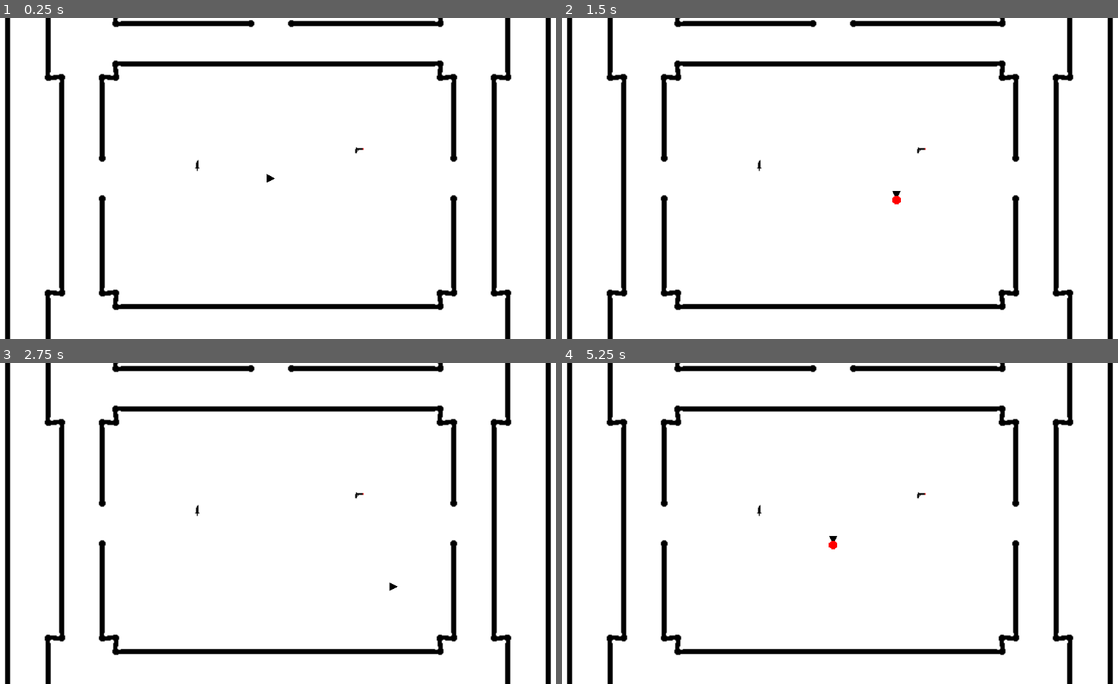
Above: before the commit, frames 1-4 (two rows, left to right).
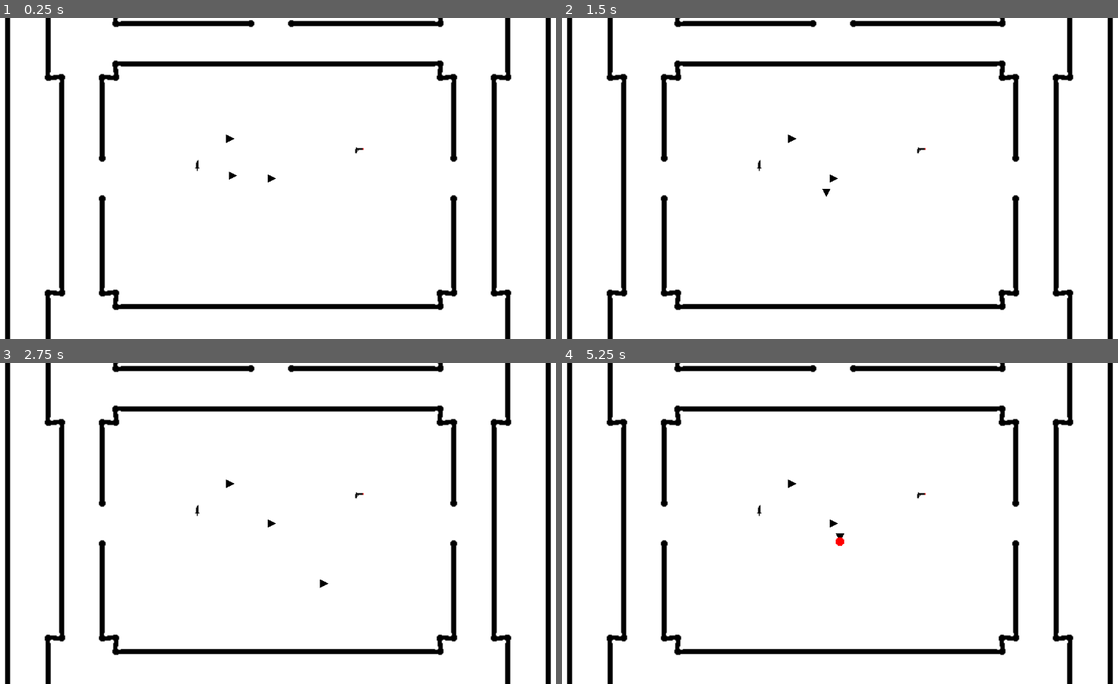
Above: after the commit, the same moments.

Repository: haihala/SGH-winter-jam-2025
Game: Godot game, scene res://level/world.tscn
The game is run twice, just before and just after one commit, with the same random seed, the same clock (stepped at 60 frames per second) and the same inputs.
Inputs:
- Up to frame 1 (0.25 s): no input
- Up to frame 2 (1.5 s): tap Enter at 0.5 s; hold D (right, bound only before the commit) 0.53-1.28 s; tap Space (attack, bound only before the commit) at 0.6, 1.35 s; hold S (down, bound only before the commit) from 1.28 s (still down)
- Up to frame 3 (2.75 s): release S (down, bound only before the commit) at 2.03 s; hold D (right, bound only before the commit) from 2.03 s (still down); tap Space (attack, bound only before the commit) at 2.1 s
- Up to frame 4 (5.25 s): release D (right, bound only before the commit) at 2.78 s; hold W (up, bound only before the commit) 2.78-3.53 s; tap Space (attack, bound only before the commit) every 0.75 s from 2.85 to 5.1 s; hold A (left, bound only before the commit) 3.53-5.03 s; hold S (down, bound only before the commit) from 5.03 s (still down)

The runs differ from the first frame. In frame 1, less than 0.1% of the frame differs, in the area x 40-50%, y 36-52%; in frame 2, 0.1%; in frame 3, 0.1%; in frame 4, 0.2%, in the area x 40-51%, y 36-59%.

Commit message:
Add multiplayer capable inputs

Diff:
--- a/items/attack.gd
+++ b/items/attack.gd
@@ -8,20 +8,27 @@
 func _ready() -> void:
 	$Area2D.connect("body_entered", collision)
 
-func configure(player):
+# Returns attack cooldown
+# This way the entire attack data stays in one place
+func configure(player) -> float:
 	self.player = player
 	match player.holding:
 		Item.Type.GUN:
 			speed = 20
+			return 0.1
 
 		Item.Type.SWORD:
 			speed = 2
 			scale.x = 1.5
 			scale.y = 3.0
 			$Timer.start()
+			return 1.0
 
 		Item.Type.NONE:
 			$Timer.start()
+			return 0.8
+
+	return 0
 
 # Called every frame. 'delta' is the elapsed time since the previous frame.
 func _physics_process(_delta: float) -> void:
--- a/items/attack.tscn
+++ b/items/attack.tscn
@@ -20,6 +20,8 @@
 texture = SubResource("CanvasTexture_g6hea")
 
 [node name="Area2D" type="Area2D" parent="."]
+collision_layer = 0
+collision_mask = 5
 
 [node name="CollisionShape2D" type="CollisionShape2D" parent="Area2D"]
 shape = SubResource("CircleShape2D_ltsvp")
--- a/level/world.tscn
+++ b/level/world.tscn
@@ -93,3 +93,11 @@
 item_type = 2
 
 [node name="Player" parent="." instance=ExtResource("2_3hnct")]
+
+[node name="kb_player" parent="." instance=ExtResource("2_3hnct")]
+position = Vector2(-461, -34)
+player_index = -1
+
+[node name="Player2" parent="." instance=ExtResource("2_3hnct")]
+position = Vector2(-495, -472)
+player_index = 1
--- a/player/player.gd
+++ b/player/player.gd
@@ -2,27 +2,44 @@
 
 var holding: Item.Type
 var health: int = 10
+var movement_input: Vector2 = Vector2.ZERO
 
+@export var player_index: int = 0
 @export var speed: float = 1000
 @export var rotation_speed: float = 0.2
 
 @onready var attack_scene: PackedScene = load("res://items/attack.tscn")
 
 func _physics_process(_delta: float) -> void:
-	var movement_input = Vector2(
-		Input.get_axis("left", "right"),
-		Input.get_axis("up", "down")	# Positive y is down
-	)
+	if player_index == -1:
+		read_keyboard_input()
 
 	velocity = movement_input * speed
 	move_and_slide()
 
+
 	if not velocity.is_zero_approx():
 		face_forward()
 
-	if Input.is_action_just_pressed("attack"):
+func read_keyboard_input():
+	movement_input = Input.get_vector("kb_left", "kb_right", "kb_up", "kb_down")
+
+	if Input.is_action_just_pressed("kb_attack"):
 		attack()
 
+func _input(event):
+	if event.device != player_index || event.is_echo():
+		return
+
+	# This is a bit ugly, but I think this is the cleanest way for local multiplayer
+	# On an analog stick, inputs on an axis register as **both** the positive and negative action
+	if event.is_action("joy_up") || event.is_action("joy_down"):
+		movement_input.y = event.get_action_strength("joy_down") - event.get_action_strength("joy_up")
+	if event.is_action("joy_left") || event.is_action("joy_right"):
+		movement_input.x = event.get_action_strength("joy_right") - event.get_action_strength("joy_left")
+
+	if event.is_action_pressed("joy_attack"):
+		attack()
 
 func face_forward():
 	var look_dir = Vector2(cos(rotation), sin(rotation))
@@ -36,14 +53,14 @@
 		rotate(angle_sign * rotation_speed)
 
 func attack():
-
-	match holding:
-		Item.Type.GUN:
-			spawn_attack(attack_scene, false)
-		Item.Type.SWORD:
-			spawn_attack(attack_scene, true)
-		Item.Type.NONE:
-			spawn_attack(attack_scene, true)
+	if $AttackCooldown.is_stopped():
+		match holding:
+			Item.Type.GUN:
+				spawn_attack(attack_scene, false)
+			Item.Type.SWORD:
+				spawn_attack(attack_scene, true)
+			Item.Type.NONE:
+				spawn_attack(attack_scene, true)
 
 func spawn_attack(scene: PackedScene, attached: bool) -> void:
 	var instance = scene.instantiate()
@@ -62,7 +79,7 @@
 		instance.rotation = rotation
 
 	host.add_child(instance)
-	instance.configure(self)
+	$AttackCooldown.start(instance.configure(self))
 
 func pick_up(item_type):
 	holding = item_type
--- a/player/player.tscn
+++ b/player/player.tscn
@@ -9,17 +9,21 @@
 [sub_resource type="CanvasTexture" id="CanvasTexture_m8tu2"]
 
 [sub_resource type="CircleShape2D" id="CircleShape2D_8jqps"]
-radius = 64.0312
+radius = 40.1995
 
 [node name="Player" type="CharacterBody2D"]
-collision_layer = 3
+collision_layer = 7
 script = ExtResource("1_jyoey")
 
 [node name="Sprite2D" type="Sprite2D" parent="."]
 material = SubResource("ShaderMaterial_v28hc")
+position = Vector2(10, 0)
 rotation = 1.5708
 scale = Vector2(100, 100)
 texture = SubResource("CanvasTexture_m8tu2")
 
 [node name="CollisionShape2D" type="CollisionShape2D" parent="."]
 shape = SubResource("CircleShape2D_8jqps")
+
+[node name="AttackCooldown" type="Timer" parent="."]
+one_shot = true
--- a/project.godot
+++ b/project.godot
@@ -22,32 +22,66 @@
 
 [input]
 
-interact={
+joy_interact={
+"deadzone": 0.5,
+"events": [Object(InputEventJoypadButton,"resource_local_to_scene":false,"resource_name":"","device":-1,"button_index":1,"pressure":0.0,"pressed":true,"script":null)
+]
+}
+joy_left={
+"deadzone": 0.5,
+"events": [Object(InputEventJoypadMotion,"resource_local_to_scene":false,"resource_name":"","device":-1,"axis":0,"axis_value":-1.0,"script":null)
+, Object(InputEventJoypadButton,"resource_local_to_scene":false,"resource_name":"","device":-1,"button_index":13,"pressure":0.0,"pressed":true,"script":null)
+]
+}
+joy_right={
+"deadzone": 0.5,
+"events": [Object(InputEventJoypadMotion,"resource_local_to_scene":false,"resource_name":"","device":-1,"axis":0,"axis_value":1.0,"script":null)
+, Object(InputEventJoypadButton,"resource_local_to_scene":false,"resource_name":"","device":-1,"button_index":14,"pressure":0.0,"pressed":true,"script":null)
+]
+}
+joy_up={
+"deadzone": 0.5,
+"events": [Object(InputEventJoypadMotion,"resource_local_to_scene":false,"resource_name":"","device":-1,"axis":1,"axis_value":-1.0,"script":null)
+, Object(InputEventJoypadButton,"resource_local_to_scene":false,"resource_name":"","device":-1,"button_index":11,"pressure":0.0,"pressed":true,"script":null)
+]
+}
+joy_down={
+"deadzone": 0.5,
+"events": [Object(InputEventJoypadMotion,"resource_local_to_scene":false,"resource_name":"","device":-1,"axis":1,"axis_value":1.0,"script":null)
+, Object(InputEventJoypadButton,"resource_local_to_scene":false,"resource_name":"","device":-1,"button_index":12,"pressure":0.0,"pressed":true,"script":null)
+]
+}
+joy_attack={
+"deadzone": 0.5,
+"events": [Object(InputEventJoypadButton,"resource_local_to_scene":false,"resource_name":"","device":-1,"button_index":0,"pressure":0.0,"pressed":true,"script":null)
+]
+}
+kb_interact={
 "deadzone": 0.5,
 "events": [Object(InputEventKey,"resource_local_to_scene":false,"resource_name":"","device":-1,"window_id":0,"alt_press …(192 unchanged characters)…
 ]
 }
-left={
+kb_left={
 "deadzone": 0.5,
-"events": [Object(InputEventKey,"resource_local_to_scene":false,"resource_name":"","device":0,"window_id":0,"alt_pressed":false,"shift_pressed":false,"ctrl_pressed":false,"meta_pressed":false,"pressed":false,"keycode":0,"physical_keycode":65,"key_label":0,"unicode":0,"location":0,"echo":false,"script":null)
+"events": [Object(InputEventKey,"resource_local_to_scene":false,"resource_name":"","device":-1,"window_id":0,"alt_pressed":false,"shift_pressed":false,"ctrl_pressed":false,"meta_pressed":false,"pressed":false,"keycode":0,"physical_keycode":65,"key_label":0,"unicode":97,"location":0,"echo":false,"script":null)
 ]
 }
-right={
+kb_right={
 "deadzone": 0.5,
 "events": [Object(InputEventKey,"resource_local_to_scene":false,"resource_name":"","device":-1,"window_id":0,"alt_press …(192 unchanged characters)…
 ]
 }
-up={
+kb_up={
 "deadzone": 0.5,
 "events": [Object(InputEventKey,"resource_local_to_scene":false,"resource_name":"","device":-1,"window_id":0,"alt_press …(192 unchanged characters)…
 ]
 }
-down={
+kb_down={
 "deadzone": 0.5,
 "events": [Object(InputEventKey,"resource_local_to_scene":false,"resource_name":"","device":-1,"window_id":0,"alt_press …(192 unchanged characters)…
 ]
 }
-attack={
+kb_attack={
 "deadzone": 0.5,
 "events": [Object(InputEventKey,"resource_local_to_scene":false,"resource_name":"","device":-1,"window_id":0,"alt_press …(191 unchanged characters)…
 ]
